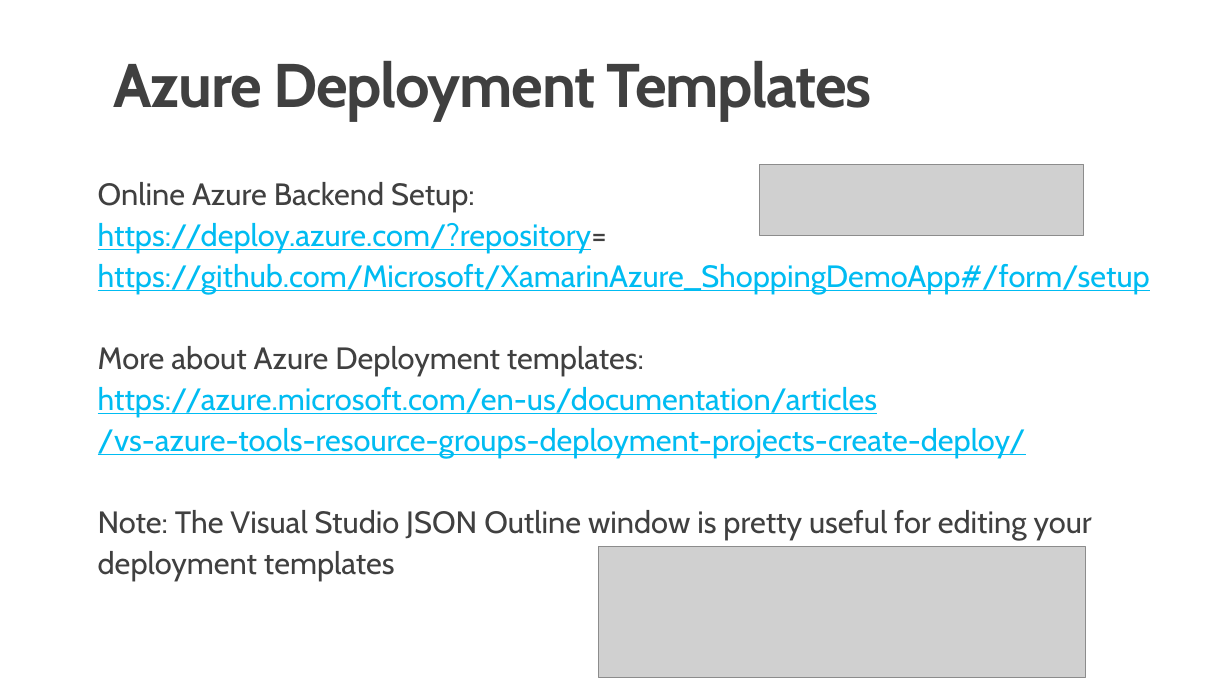
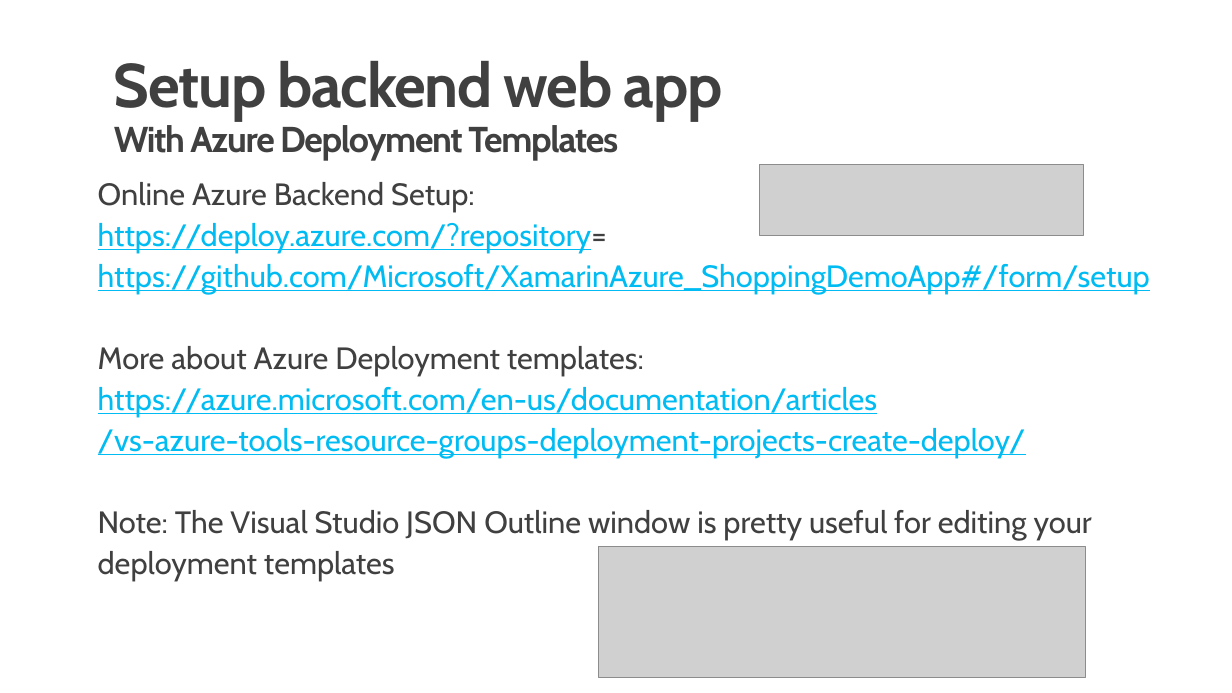
Before and after one commit to InnovativeTechies/XamarinAzure_ShoppingDemoApp, a slide deck: slide 11 of media/Xamarin+Azure.pptx. Drawn at 1232x693 pixels with LibreOffice and Linux fonts; fonts in the diff are those of the drawing; grey boxes stand for pictures; background and template pictures are left out. Boxes give left, top, right and bottom in pixels: in the first picture for what was removed or moved away, otherwise in the second. Text is boxed around its words. In the diff, an @@ line names an element or a change of style, - is before the commit and + after.

```diff
--- a/media/Xamarin+Azure.pptx
+++ b/media/Xamarin+Azure.pptx
@@ text at bbox=[114, 61, 723, 160]: text changed; size 48 to 28 pt @@
-Azure Deployment Templates
+Setup backend web app
+With Azure Deployment Templates
```
Also in this commit, not shown: 4 other slides changed, 8 slides added, 1 slide removed.
